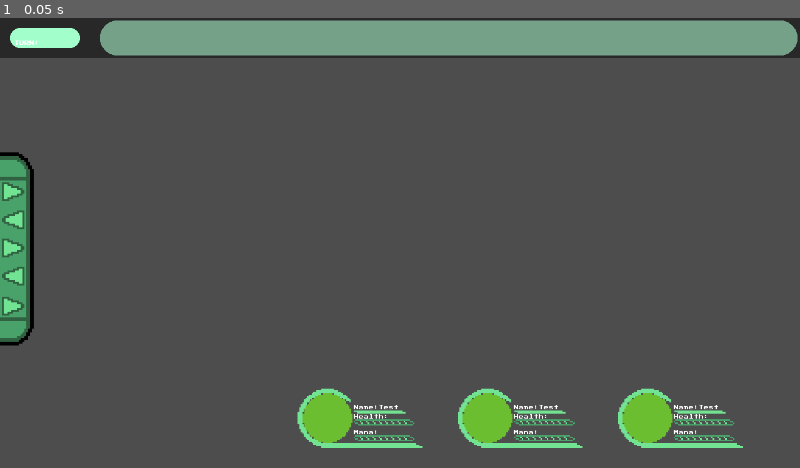
Above: before the commit, frame 1.
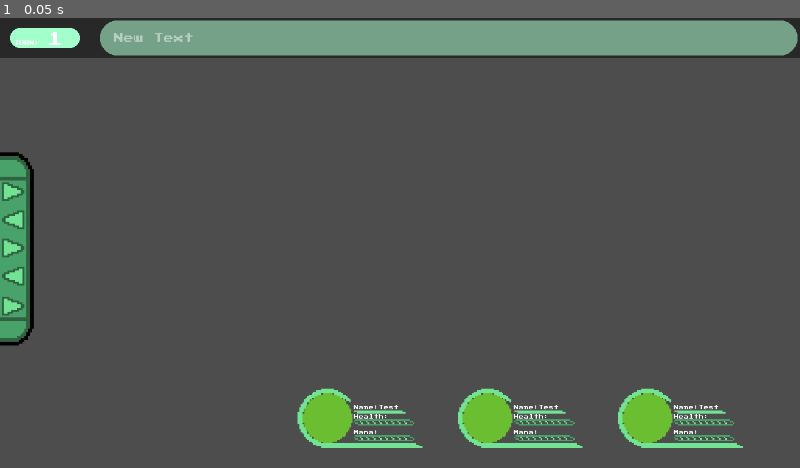
Above: after the commit, the same moment.

Repository: Drake5815/Odyssey
Game: Godot game, scene res://Scene/Player/player.tscn
The game is run twice, just before and just after one commit, with the same random seed, the same clock (stepped at 60 frames per second) and the same inputs. The project has no main scene, so this scene is started directly.
Inputs:
- Up to frame 1 (0.05 s): no input

The runs differ from the first frame. In frame 1, 0.1% of the frame differs, in the area x 6-25%, y 3-6%.

Commit message:
Changes in NavBar_Action
not completed

Diff:
--- /dev/null
+++ b/odyssey/Resource/Label/Header_Text.tres
@@ -0,0 +1,6 @@
+[gd_resource type="LabelSettings" load_steps=2 format=3 uid="uid://dgy3dp0ym34nh"]
+
+[ext_resource type="FontFile" uid="uid://dkef2w0imge5i" path="res://Assets/Fonts/PressStart2P.ttf" id="1_wpfjk"]
+
+[resource]
+font = ExtResource("1_wpfjk")
--- /dev/null
+++ b/odyssey/Resource/Label/Turn_Text.tres
@@ -0,0 +1,7 @@
+[gd_resource type="LabelSettings" load_steps=2 format=3 uid="uid://bnj00mx7c533s"]
+
+[ext_resource type="FontFile" uid="uid://dkef2w0imge5i" path="res://Assets/Fonts/PressStart2P.ttf" id="1_0k4hh"]
+
+[resource]
+font = ExtResource("1_0k4hh")
+font_size = 24
--- a/odyssey/Scene/Player/NavBar_Action.gd
+++ b/odyssey/Scene/Player/NavBar_Action.gd
@@ -1,7 +1,15 @@
 class_name NavigationBar_Action
 extends Control
 
+signal set_HeaderText(String)
+signal set_TurnText(String)
+
 @onready var Nav : TextureRect = $TextureRect
+@onready var Header_Texts:Label = $HEADER/HeaderLabel
+@onready var Turn_Text : Label = $Header_Turn_Label/Label2
+
+func _ready() -> void:
+	pass
 
 func _process(delta: float) -> void:
 	pass
--- a/odyssey/Scene/Player/NavBar_Action.tscn
+++ b/odyssey/Scene/Player/NavBar_Action.tscn
@@ -1,10 +1,15 @@
-[gd_scene load_steps=6 format=3 uid="uid://cno5jpda7ou4v"]
+[gd_scene load_steps=9 format=3 uid="uid://cno5jpda7ou4v"]
 
 [ext_resource type="Texture2D" uid="uid://dp6sauq4yisv3" path="res://Assets/Player_GUI/Side_Navbar.png" id="1_gbpdn"]
 [ext_resource type="Script" uid="uid://b4edyrd0s1o8t" path="res://Scene/Player/NavBar_Action.gd" id="1_qq4ch"]
 [ext_resource type="Texture2D" uid="uid://wleaj3ysf2cu" path="res://Assets/Player_GUI/Turn_Label_Background.png" id="3_0mav5"]
 [ext_resource type="Texture2D" uid="uid://c8c40jtvwuis8" path="res://Assets/Player_GUI/GRAPHIC_HEADER_CONTAINER.png" id="3_0ufhg"]
 [ext_resource type="LabelSettings" uid="uid://dsap870lvcrgo" path="res://Resource/Label/PlayerGUI_Label.tres" id="4_0mav5"]
+[ext_resource type="LabelSettings" uid="uid://dgy3dp0ym34nh" path="res://Resource/Label/Header_Text.tres" id="4_blg5b"]
+[ext_resource type="LabelSettings" uid="uid://bnj00mx7c533s" path="res://Resource/Label/Turn_Text.tres" id="7_5al3n"]
+
+[sub_resource type="RectangleShape2D" id="RectangleShape2D_5al3n"]
+size = Vector2(54, 309)
 
 [node name="Action_Interface" type="Control"]
 layout_mode = 3
@@ -30,6 +35,16 @@
 offset_bottom = 64.0
 texture = ExtResource("3_0ufhg")
 
+[node name="HeaderLabel" type="Label" parent="HEADER"]
+layout_mode = 0
+offset_left = 182.0
+offset_top = 4.0
+offset_right = 1254.0
+offset_bottom = 60.0
+text = "New Text"
+label_settings = ExtResource("4_blg5b")
+vertical_alignment = 1
+
 [node name="Header_Turn_Label" type="TextureRect" parent="."]
 layout_mode = 0
 offset_right = 144.0
@@ -44,3 +59,20 @@
 offset_bottom = 44.0
 text = "TURN:"
 label_settings = ExtResource("4_0mav5")
+
+[node name="Label2" type="Label" parent="Header_Turn_Label"]
+layout_mode = 0
+offset_left = 60.0
+offset_top = 18.0
+offset_right = 116.0
+offset_bottom = 50.0
+text = "1"
+label_settings = ExtResource("7_5al3n")
+horizontal_alignment = 1
+vertical_alignment = 1
+
+[node name="Area2D" type="Area2D" parent="Header_Turn_Label"]
+
+[node name="CollisionShape2D" type="CollisionShape2D" parent="Header_Turn_Label/Area2D"]
+position = Vector2(27, 369.5)
+shape = SubResource("RectangleShape2D_5al3n")
